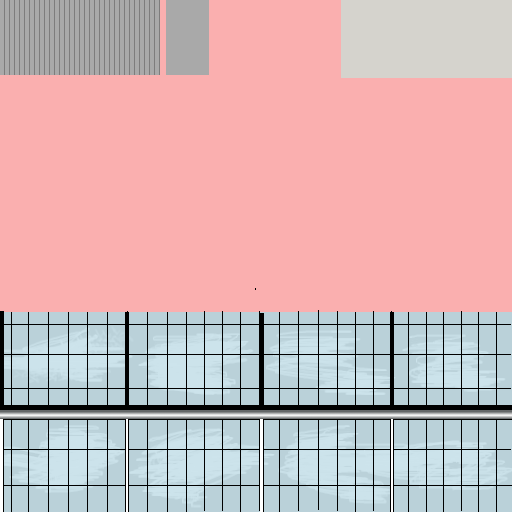
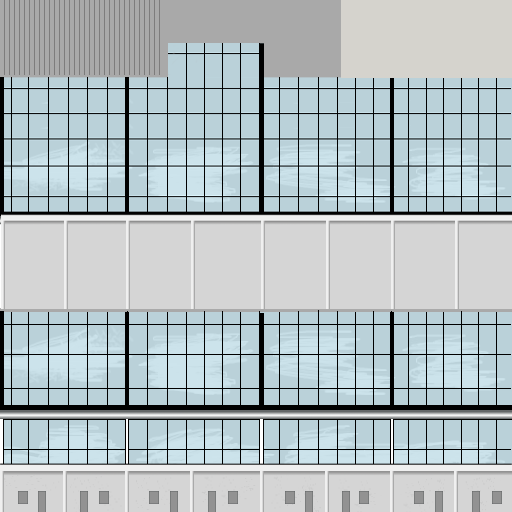
Layers edited between the first and the second 512 x 512 image:
painted on "roof elements" over box(168, 43, 209, 75)
added layer "lattice" above "side glass" over box(0, 43, 512, 216)
added layer "side glass" above "doors" over box(0, 43, 512, 310)
added layer "doors" above "wall-to-apron" over box(4, 475, 502, 512)
added layer "wall-to-apron" above "Window front" over box(0, 463, 512, 512)
renamed "Ebene" to "Window front", painted on it over box(0, 288, 512, 512)
painted on "background" over box(0, 0, 512, 512)
